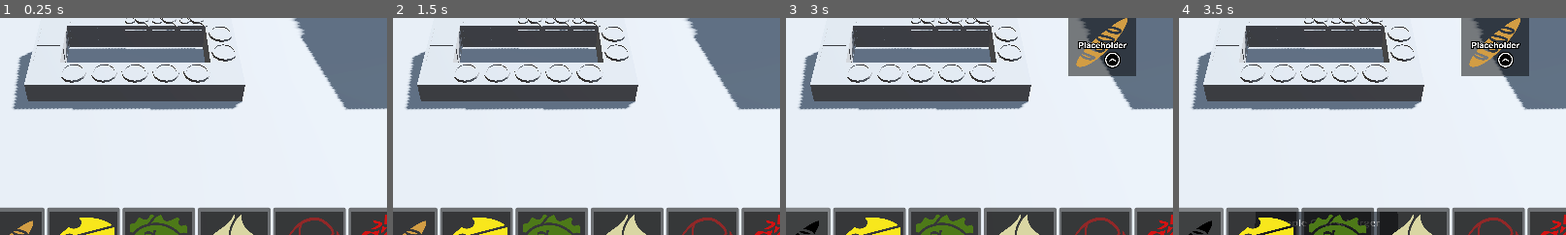
Above: before the commit, frames 1-4 (left to right).
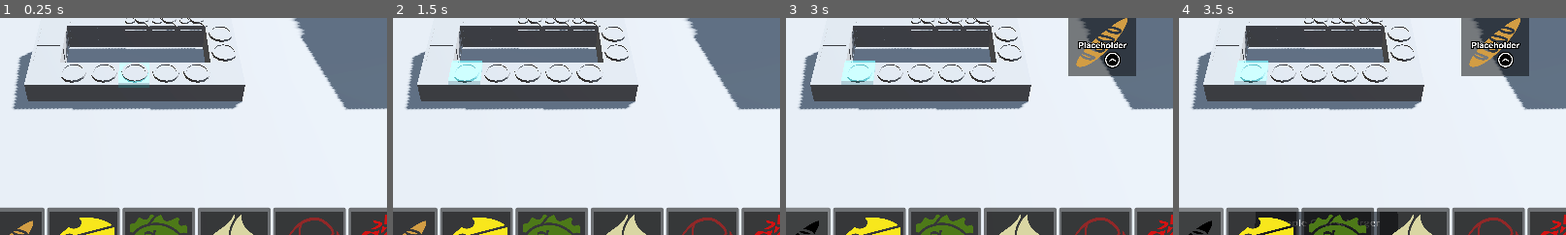
Above: after the commit, the same moments.

Repository: thewasmans/2026-game-jam-burger-truck
Game: Godot game, scene res://scenes/main.tscn
Two runs of this game, one before a commit and one after it. Both use one fixed random seed, a clock stepped at 60 frames per second and the inputs below.
Inputs (mouse positions are % of the whole screen's width and height, from its top left):
- Up to frame 1 (0.25 s): no input
- Up to frame 2 (1.5 s): click "LEFT" at 0.5 s; click "RIGHT" at 1.25 s
- Up to frame 3 (3 s): click (23, 91) at 2.02 s; click (32, 91) at 2.77 s
- Up to frame 4 (3.5 s): no input
The pictures show only the part of the screen within x 31-81%, y 39-89%; the shares and areas given below are measured in that part.

The runs differ from the first frame. In frame 1, 0.1% of the frame differs, in the area x 30-39%, y 25-31%; in frame 2, 0.3%, in the area x 14-24%, y 19-31%; in frame 3, 0.3%; in frame 4, 0.3%.
Error before the commit: Out of bounds get index '-1' (on base: 'Array[Plate]') (res://scripts/main.gd:26)

Commit message:
Placing slector and anchor plates in main

Diff:
--- a/scenes/main.tscn
+++ b/scenes/main.tscn
@@ -23,6 +23,7 @@
 [ext_resource type="Resource" uid="uid://22nbf2njf608" path="res://data/ingredients/onion.tres" id="18_2f3dj"]
 [ext_resource type="Resource" uid="uid://da52klgb8iem0" path="res://data/ingredients/steak.tres" id="19_yq6so"]
 [ext_resource type="Resource" uid="uid://byemthqhebahh" path="res://data/ingredients/tomato.tres" id="20_fv21b"]
+[ext_resource type="PackedScene" uid="uid://nv67orp1v886" path="res://scenes/selector.tscn" id="22_y6deb"]
 
 [sub_resource type="StandardMaterial3D" id="StandardMaterial3D_0wfyh"]
 albedo_color = Color(0.88235295, 0, 0, 1)
@@ -48,13 +49,15 @@
 [sub_resource type="BoxMesh" id="BoxMesh_jyhfs"]
 size = Vector3(10, 10, 10)
 
-[node name="Main" type="Node3D" unique_id=113603498 node_paths=PackedStringArray("snack_truck", "game_ui", "spawner")]
+[node name="Main" type="Node3D" unique_id=113603498 node_paths=PackedStringArray("snack_truck", "game_ui", "spawner", "anchor_plates", "plate_selector")]
 script = ExtResource("4_abcde")
 snack_truck = NodePath("Level/Kitchen")
 game_ui = NodePath("GameUI")
 spawner = NodePath("Level/EnemySpawner")
 burgers_data = Array[ExtResource("2_jkv2x")]([ExtResource("3_jbj1t"), ExtResource("4_muem4"), ExtResource("5_dp3eg"), ExtResource("6_0ld40"), ExtResource("7_gqmmt"), ExtResource("8_yc10j"), ExtResource("9_jscy8"), ExtResource("10_pm3ni"), ExtResource("11_y6deb"), ExtResource("12_og1vs")])
 ingredients_data = Array[ExtResource("13_pm3ni")]([ExtResource("14_y6deb"), ExtResource("15_og1vs"), ExtResource("16_2wyq8"), ExtResource("17_vxglm"), ExtResource("18_2f3dj"), ExtResource("19_yq6so"), ExtResource("20_fv21b")])
+anchor_plates = [NodePath("Level/Kitchen/AnchorPlate/AnchorPlate01"), NodePath("Level/Kitchen/AnchorPlate/AnchorPlate02"), NodePath("Level/Kitchen/AnchorPlate/AnchorPlate03"), NodePath("Level/Kitchen/AnchorPlate/AnchorPlate04"), NodePath("Level/Kitchen/AnchorPlate/AnchorPlate05"), NodePath("Level/Kitchen/AnchorPlate/AnchorPlate06"), NodePath("Level/Kitchen/AnchorPlate/AnchorPlate07")]
+plate_selector = NodePath("Level/Selector")
 
 [node name="Global" type="Node" parent="." unique_id=1804165768]
 
@@ -100,6 +103,9 @@
 [node name="AnchorPlate07" type="Node3D" parent="Level/Kitchen/AnchorPlate" unique_id=2115886505]
 transform = Transform3D(1, 0, 0, 0, 1, 0, 0, 0, 1, 3.0307477, 1.4226, -0.35319567)
 
+[node name="Selector" parent="Level" unique_id=375739968 instance=ExtResource("22_y6deb")]
+transform = Transform3D(1, 0, 0, 0, 0.980782, 0.19510747, 0, -0.19510747, 0.980782, 0.31791592, 0.8635261, 4.795539)
+
 [node name="EnemySpawner" parent="Level" unique_id=872537981 node_paths=PackedStringArray("front_truck_target", "out_screen_target") instance=ExtResource("1_0wfyh")]
 transform = Transform3D(1, 0, 0, 0, 1, 0, 0, 0, 1, 0, 0.103453636, -10)
 front_truck_target = NodePath("../Kitchen/TargetPositionClients/FrontTruck")
